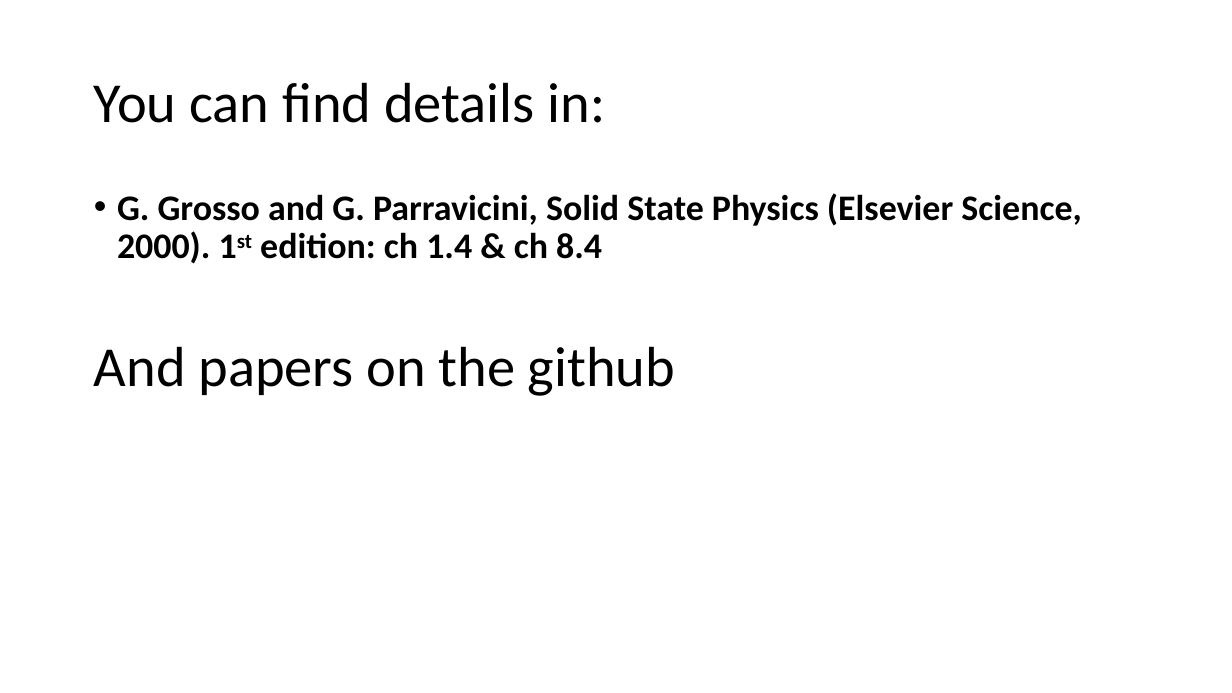
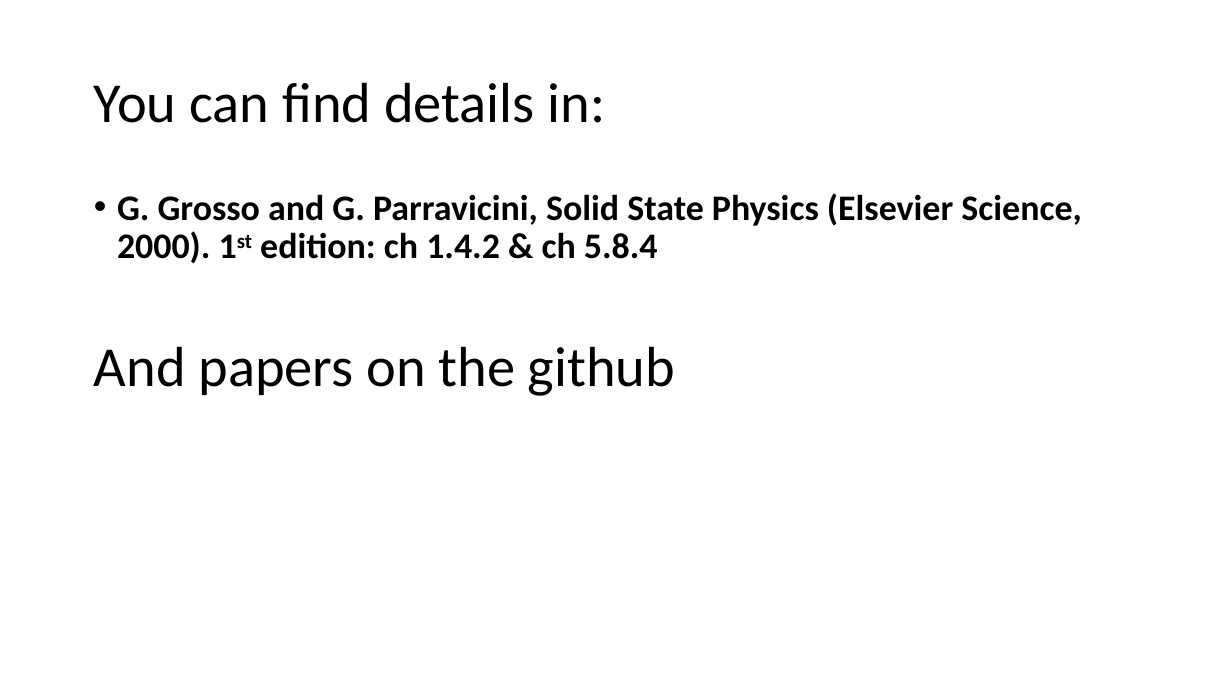
Before and after one commit to Yi-ChunHung/TG3.1_mini-workshop_Apr.29, a slide deck: slide 7 of TBGreenSur/Principle of RSRG.pptx. Drawn at 1232x693 pixels with LibreOffice and Linux fonts; fonts in the diff are those of the drawing. Boxes give left, top, right and bottom in pixels: in the first picture for what was removed or moved away, otherwise in the second. Text is boxed around its words. In the diff, an @@ line names an element or a change of style, - is before the commit and + after.

```diff
--- a/TBGreenSur/Principle of RSRG.pptx
+++ b/TBGreenSur/Principle of RSRG.pptx
@@ text at [117, 193, 1081, 264]: text changed @@
-• G. Grosso and G. Parravicini, Solid State Physics (Elsevier Science, 2000). 1st edition: ch 1.4 & ch 8.4
+• G. Grosso and G. Parravicini, Solid State Physics (Elsevier Science, 2000). 1st edition: ch 1.4.2 & ch 5.8.4
```
Also in this commit, not shown: 1 other slide changed.
